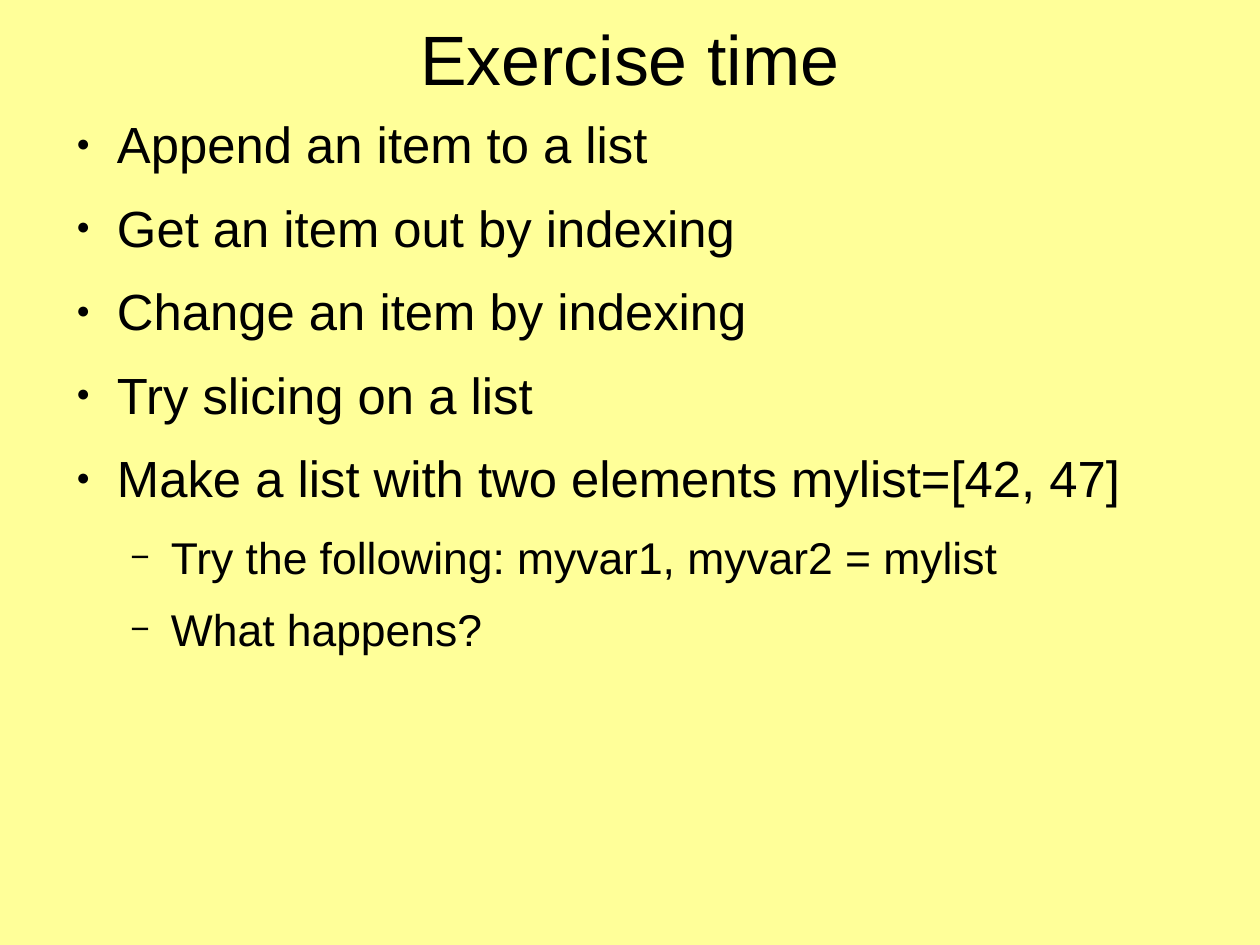
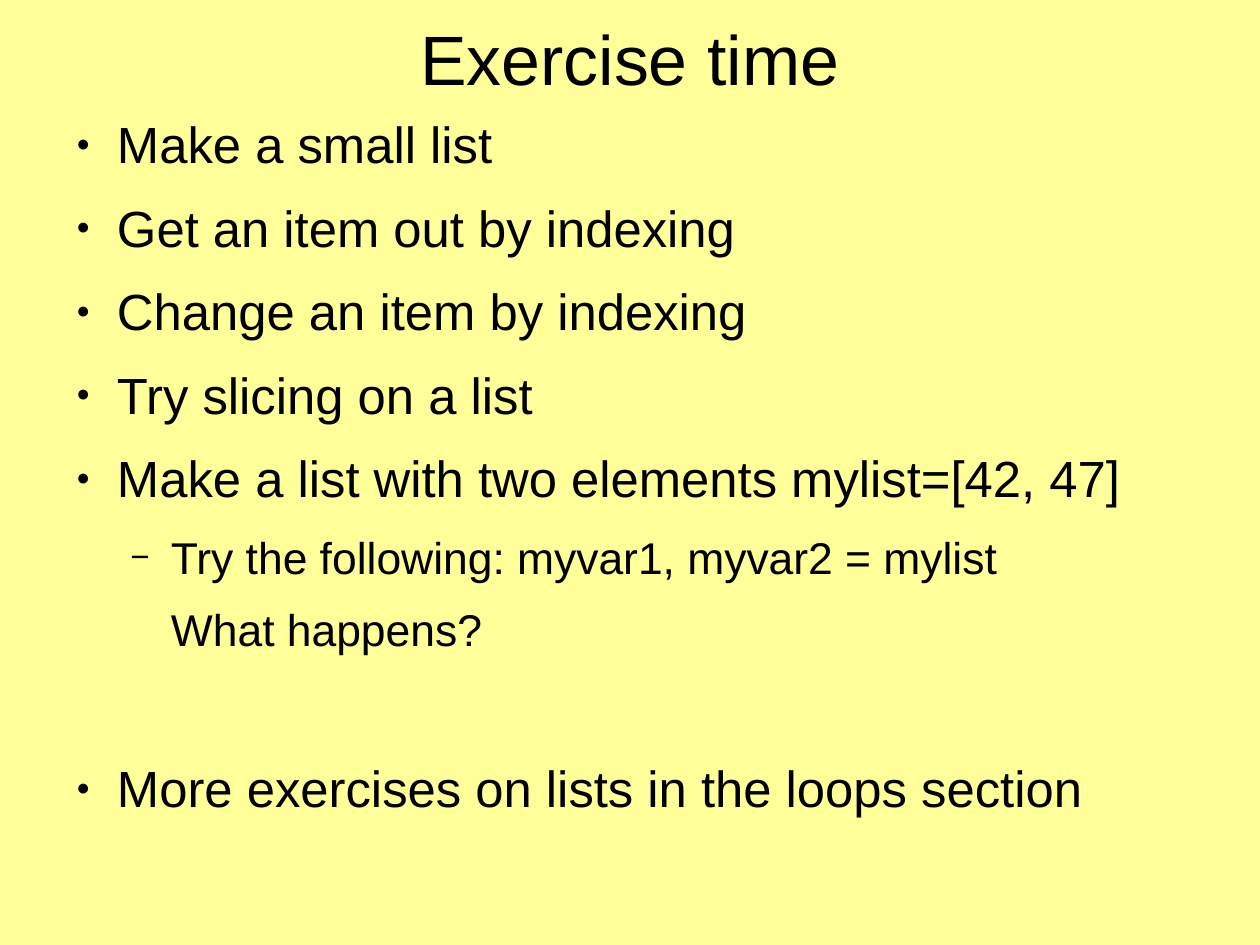
Before and after one commit to KennethNielsen/presentations, a slide deck: slide 60 of python/part1/part1_with_theme.odp (slide 57 before the commit). Drawn at 1260x945 pixels with LibreOffice and Linux fonts; fonts in the diff are those of the drawing. Boxes give left, top, right and bottom in pixels: in the first picture for what was removed or moved away, otherwise in the second. Text is boxed around its words. In the diff, an @@ line names an element or a change of style, - is before the commit and + after.

```diff
--- a/python/part1/part1_with_theme.odp
+++ b/python/part1/part1_with_theme.odp
@@ text at <box>117,126,492,164</box>: text changed @@
-● Append an item to a list
+● Make a small list
@@ text at <box>117,770,1082,818</box>: paragraph added @@
+● More exercises on lists in the loops section
```
Also in this commit, not shown: 37 other slides changed, 3 slides added, 4 slides removed, 1 other file.
